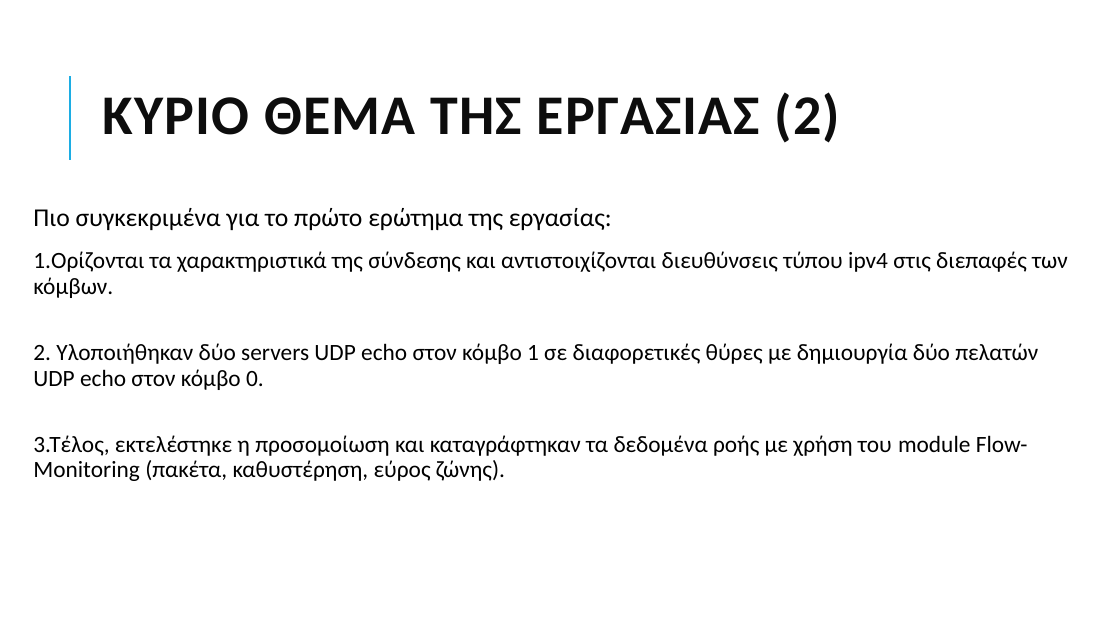
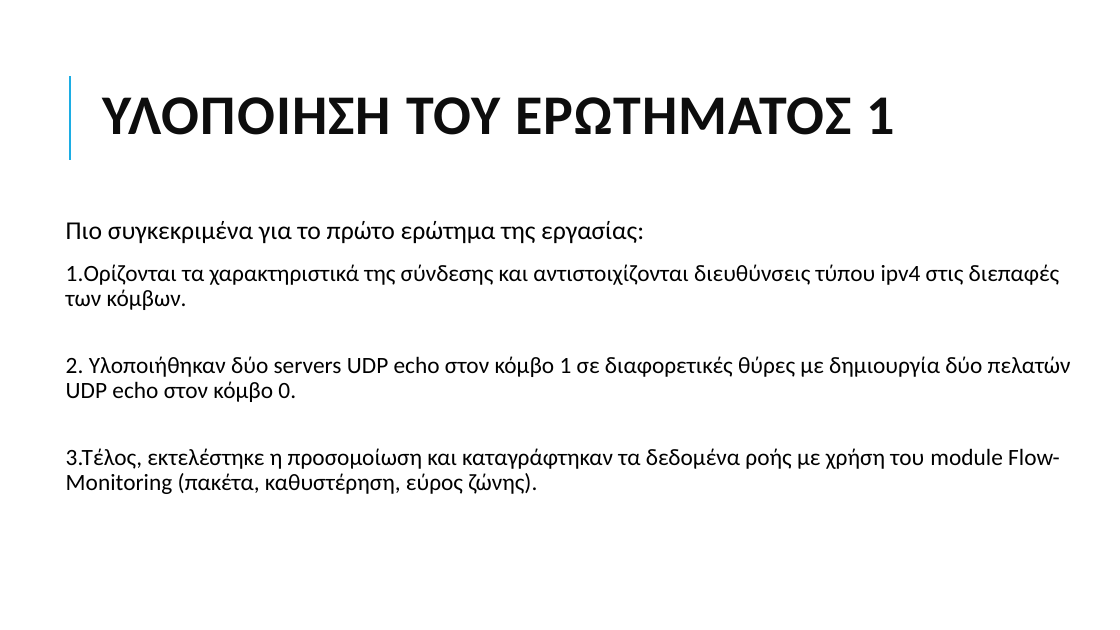
Before and after one commit to grgmyl/Ns3Project, a slide deck: slide 5 of Presentations/Ns-3_presentation_F.pptx (slide 3 before the commit). Drawn at 1120x630 pixels with LibreOffice and Linux fonts; fonts in the diff are those of the drawing. Boxes give left, top, right and bottom in pixels: in the first picture for what was removed or moved away, otherwise in the second. Text is boxed around its words. In the diff, an @@ line names an element or a change of style, - is before the commit and + after.

```diff
--- a/Presentations/Ns-3_presentation_F.pptx
+++ b/Presentations/Ns-3_presentation_F.pptx
@@ title at (102, 97, 895, 135): text changed @@
-ΚΥΡΙΟ ΘΕΜΑ ΤΗΣ ΕΡΓΑΣΙΑΣ (2)
+ΥΛΟΠΟΙΗΣΗ ΤΟΥ ΕΡΩΤΗΜΑΤΟΣ 1
@@ text "Πιο συγκεκριμένα για το πρώτο ..." rewrapped from (33, 208, 1068, 481) to (66, 221, 1071, 494) @@
```
Also in this commit, not shown: 8 other slides changed, 1 slide removed.
